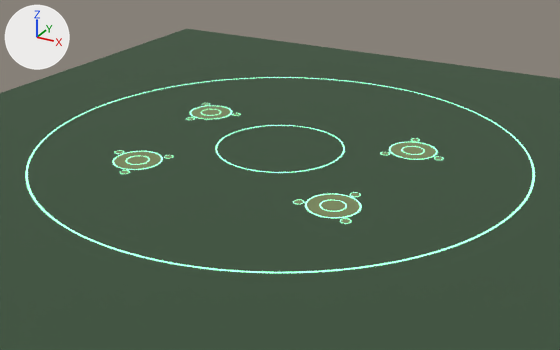
One commit to the glTF model models/plaza.glb: the scene before it, then after it.
Rendered twice from a 50 mm camera at (87.6, -159.3, 72.0) aimed at (1.3, -2.5, -6.4). Lighting does not change. The marker at upper left points along +X, +Y and +Z. The picture after the commit comes second. Vertices at exactly the same position are counted once.

Before the edit, the objects in view are built like this:
```python
me_cropflat = bpy.data.meshes.new('CropFlat')
me_cropflat.from_pydata(...)  # 656 vertices, 640 faces; spans x -36.5..38.4, y -32.4..22.4, z 0.0
me_cropflat.materials.append(mat_cropflat)  # dark green #6f7c55
me_cropglow = bpy.data.meshes.new('CropGlow')
me_cropglow.from_pydata(...)  # 2484 vertices, 2456 faces; spans x -61.3..61.3, y -61.3..61.3, z 0.1
me_cropglow.materials.append(mat_cropglow)  # dark green #457c61, glowing green #95ffcb
me_ground = bpy.data.meshes.new('Ground')
me_ground.from_pydata([(-96.0, 96.0, 0.0), (-96.0, -96.0, 0.0), (96.0, -96.0, 0.0), (96.0, 96.0, 0.0)], [], [(0, 1, 2), (0, 2, 3)])
me_ground.materials.append(mat_grounddark)  # dark green #3c523c
ob_cropflat = bpy.data.objects.new('CropFlat', me_cropflat)
ob_cropflat.location = (0.0, 0.0, 0.0)
ob_cropglow = bpy.data.objects.new('CropGlow', me_cropglow)
ob_cropglow.location = (0.0, 0.0, 0.0)
ob_ground = bpy.data.objects.new('Ground', me_ground)
ob_ground.location = (0.0, 0.0, 0.0)
```
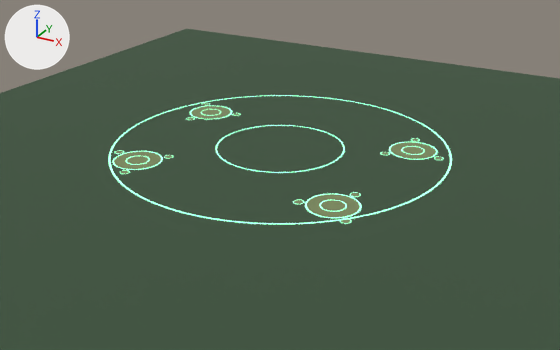
Pixel boxes [x1, y1, x2, y2] of what changed, in the pictures (560 x 350 px):
'CropGlow', reshaped (32% narrower, 34% shorter)
    before: [25, 77, 535, 273]
    after: [108, 95, 452, 224]

The change, as a diff of the scene's bpy script:
```diff
--- a/models/plaza.glb.py
+++ b/models/plaza.glb.py
@@ me_cropglow @@
 # used by ob_cropglow; location = (0.0, 0.0, 0.0)
-me_cropglow.from_pydata(...)  # 2484 vertices, 2456 faces; spans x -61.3..61.3, y -61.3..61.3, z 0.1
+me_cropglow.from_pydata(...)  # 2484 vertices, 2456 faces; spans x -42.3..42.3, y -42.3..42.3, z 0.1
+# me_cropglow part 1: the loose piece of 386 vertices spanning x -61.3..61.3, y -61.3..61.3, z 0.1 is scaled about its middle by (0.689, 0.689, 1)
 me_cropglow.materials.append(mat_cropglow)
```
